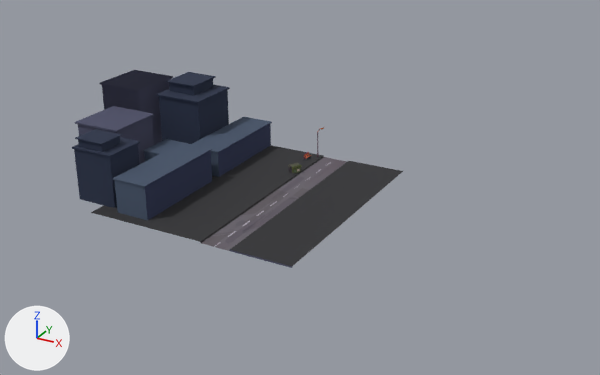
What one commit did to the FBX model Assets/Object/lowpoly-stylized-ghetto-city-pack/source/City 1.fbx.
One viewpoint serves both versions: a 50 mm lens placed at (85.2, -148.8, 77.9), pointed at (4.1, -1.3, 4.2). Lighting does not change. The marker at lower left points along +X, +Y and +Z. The picture after the commit comes second.
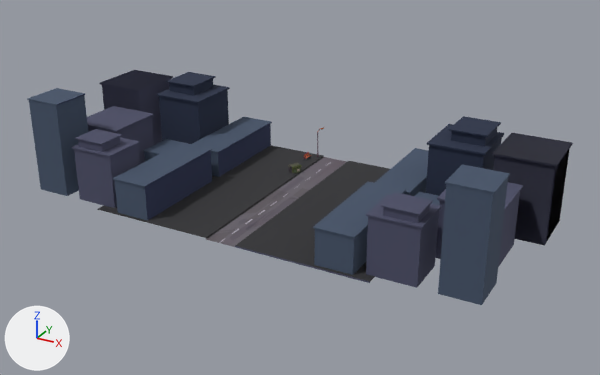
Location of each change, [x1, y1, x2, y2] in pixels of the pictures (600 x 375 px; the box of a moved part takes in the faces that stretch with it):
'Cube.011', reshaped (172% wider, 55% taller): before [72, 70, 272, 221]; after [27, 70, 573, 305]
'Plane.002', reshaped: before [91, 145, 347, 251]; after [97, 145, 347, 247]
'Plane.003', reshaped: before [230, 161, 403, 268]; after [235, 161, 390, 283]
part 1 of me_cube_020, added (blue): after [313, 181, 406, 275]
part 2 of me_cube_020, added (blue): after [375, 148, 429, 196]
part 3 of me_cube_020, added (mostly hidden): after [415, 192, 440, 205]
part 4 of me_cube_020, added (blue): after [426, 116, 504, 196]
part 5 of me_cube_020, added (blue): after [436, 182, 523, 267]
part 6 of me_cube_020, added (blue): after [366, 192, 441, 288]
part 7 of me_cube_020, added: after [492, 133, 573, 246]
part 8 of me_cube_020, added (blue): after [27, 88, 88, 196]
part 9 of me_cube_020, added (blue): after [438, 164, 510, 305]
part 10 of me_cube_020, surface changed (lighter): [72, 129, 140, 208] in both
part 12 of me_plane_007, moved or reshaped: before [91, 184, 290, 251]; after [97, 184, 290, 247]

Diff of the bpy script that builds the scene:
```diff
--- a/Assets/Object/lowpoly-stylized-ghetto-city-pack/source/City 1.fbx.py
+++ b/Assets/Object/lowpoly-stylized-ghetto-city-pack/source/City 1.fbx.py
@@ me_plane_007 @@
-me_plane_007.from_pydata(...)  # 16 vertices, 9 faces; spans x -33.4..2.5, y -27.4..27.0, z 0.0..0.4
+me_plane_007.from_pydata(...)  # 16 vertices, 9 faces; spans x -33.4..2.5, y -25.5..27.0, z 0.0..0.4
+# me_plane_007 part 12
+for i in [0, 1, 8, 15]: me_plane_007.vertices[i].co += Vector((0.0, 1.9, 0.0))
 me_plane_007.materials.append(mat_road)
@@ me_plane_004 @@
-me_plane_004.from_pydata(...)  # 7 vertices, 3 faces; spans x 2.5..17.1, y -27.2..27.1, z 0.0..0.4
-me_plane_004.vertices[1].co = (16.7, -27.2, 0.0)  # pixel (292, 268)
-me_plane_004.vertices[2].co = (2.5, -27.2, 0.0)  # pixel (229, 251)
-me_plane_004.vertices[4].co = (16.7, -27.2, 0.4)  # pixel (292, 266)
-me_plane_004.vertices[5].co = (2.5, -27.2, 0.4)  # pixel (229, 249)
-me_plane_004.vertices[6].co = (17.1, 27.1, 0.4)  # pixel (403, 171)
+me_plane_004.from_pydata(...)  # 7 vertices, 3 faces; spans x 2.5..32.5, y -25.3..27.1, z 0.0..0.4
+# me_plane_004 part 11
+me_plane_004.vertices[1].co = (32.1, -25.3, 0.0)  # pixel (370, 283)
+me_plane_004.vertices[2].co = (2.5, -25.3, 0.0)  # pixel (235, 247)
+me_plane_004.vertices[4].co = (32.1, -25.3, 0.4)  # pixel (370, 281)
+me_plane_004.vertices[5].co = (2.5, -25.3, 0.4)  # pixel (234, 245)
+me_plane_004.vertices[6].co = (32.5, 27.1, 0.4)
 me_plane_004.materials.append(mat_road)
@@ me_cube_020 @@
-me_cube_020.from_pydata(...)  # 180 vertices, 166 faces; spans x -57.0..-19.8, y -24.8..27.1, z 0.1..18.7
+me_cube_020.from_pydata(...)  # 400 vertices, 368 faces; spans x -57.0..57.0, y -24.8..27.1, z 0.1..22.0
+# me_cube_020 part 1: the loose piece of 20 vertices spanning x -28.5..-19.8, y -24.8..-0.1, z 0.1..8.5 is copied, and the copy is mirrored in x about the mesh origin; it spans x 19.8..28.5, y -24.8..-0.1, z 0.1..8.5
+# me_cube_020 part 2: the loose piece of 20 vertices spanning x -28.5..-19.8, y 2.3..27.1, z 0.1..6.9 is copied, and the copy is mirrored in x about the mesh origin; it spans x 19.8..28.5, y 2.3..27.1, z 0.1..6.9
+# me_cube_020 part 3: the loose piece of 20 vertices spanning x -37.8..-29.2, y -3.2..5.9, z 0.1..5.8 is copied, and the copy is mirrored in x about the mesh origin; it spans x 29.2..37.8, y -3.2..5.9, z 0.1..5.8
+# me_cube_020 part 4: the loose piece of 40 vertices spanning x -41.9..-29.3, y 8.4..22.2, z 0.1..18.7 is copied, and the copy is mirrored in x about the mesh origin; it spans x 29.3..41.9, y 8.4..22.2, z 0.1..18.7
+# me_cube_020 part 5: the loose piece of 20 vertices spanning x -51.5..-38.9, y -10.7..3.1, z 0.1..13.0 is copied, and the copy is mirrored in x about the mesh origin; it spans x 38.9..51.5, y -10.7..3.1, z 0.1..13.0
+# me_cube_020 part 6: the loose piece of 40 vertices spanning x -40.8..-29.9, y -23.4..-13.4, z 0.3..15.0 is copied, and the copy is mirrored in x about the mesh origin; it spans x 29.9..40.8, y -23.4..-13.4, z 0.3..15.0
+# me_cube_020 part 7: the loose piece of 20 vertices spanning x -57.0..-44.4, y 4.8..18.6, z 0.1..17.8 is copied, and the copy is mirrored in x about the mesh origin; it spans x 44.4..57.0, y 4.8..18.6, z 0.1..17.8
+# me_cube_020 part 8: a new loose piece of 20 vertices spanning x -52.8..-44.1, y -23.0..-13.9, z 0.1..22.0, in mat_road (picture img_road_png)
+# me_cube_020 part 9: a new loose piece of 20 vertices spanning x 44.1..52.8, y -23.0..-13.9, z 0.1..22.0, in mat_road (picture img_road_png)
+# me_cube_020 part 10: 38 kept faces spanning x -40.8..-29.9, y -23.4..-13.4, z 0.3..15.0 get new texture (UV) coordinates
 me_cube_020.materials.append(mat_road)
```
